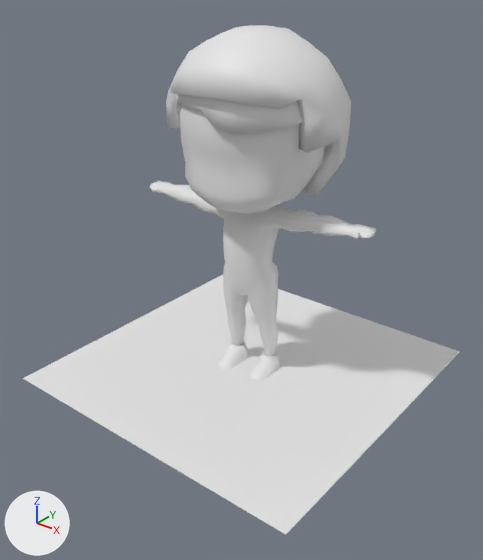
Two versions of the glTF model public/models/Character.glb, one commit apart.
Both versions are drawn from a 50 mm lens placed at (2.24, -2.87, 2.37), pointed at (0.06, -0.14, 0.67). The axes (+X, +Y, +Z) are drawn at lower left. The lights are the same throughout. Materials are left out; every surface is plain grey. Vertices at the same position are counted once.

Objects in the first picture: 'Character', 'Hair 1', 'Hair 2', 'Plane', 'Shoe'.
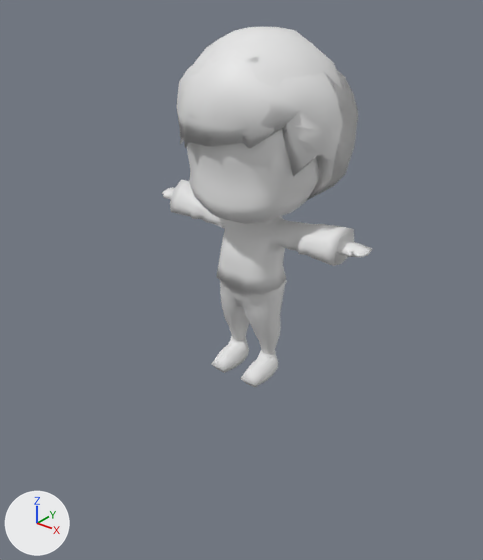
What differs and where, as boxes [x1, y1, x2, y2] in the pictures (483 x 560 px; the box of a moved part takes in the faces that stretch with it):
'Plane', deleted
    before: [23, 275, 460, 535]
'Character', reshaped (8% narrower, 11% shorter)
    before: [149, 104, 377, 356]
    after: [162, 129, 372, 354]
'Hair 1', reshaped
    before: [166, 25, 351, 199]
    after: [177, 49, 343, 179]
'Hair 3', added
    after: [179, 52, 358, 200]
'Shoe', reshaped
    before: [217, 340, 280, 381]
    after: [211, 336, 278, 387]
part 3 of me_cube_008, moved or reshaped
    before: [175, 95, 303, 149]
    after: [188, 27, 343, 89]

The edits, one by one:
me_cube_001 is used by ob_character; location (0.0, 0.0, 0.0).
me_cube_001 had 674 vertices, 1344 faces and spanned x -0.71..0.74, y -0.37..0.42, z -0.04..1.96.
me_cube_001 now has 698 vertices, 1392 faces and spans x -0.7..0.77, y -0.33..0.44, z 0.01..1.89.
me_cube_001 part 1: 673 vertices removed from x -0.71..0.74, y -0.37..0.42, z -0.04..1.96; 697 vertices added at x -0.7..0.77, y -0.33..0.44, z 0.01..1.89.
me_cube_007 is used by ob_hair_1; location (0.0, 0.0, 0.0).
me_cube_007 had 254 vertices, 504 faces and spanned x -0.477..0.528, y -0.407..0.498, z 1.177..2.038.
me_cube_007 now has 254 vertices, 504 faces and spans x -0.451..0.546, y -0.411..0.578, z 1.164..2.011.
me_cube_007 part 2: 254 of 254 vertices moved; they spanned x -0.477..0.528, y -0.407..0.498, z 1.177..2.038 and now span x -0.451..0.546, y -0.411..0.578, z 1.164..2.011; mean shift (0.03, 0.037, -0.075); largest move (-0.105, -0.311, 1.712) -> (-0.238, -0.3, 1.495).
me_cube_008 has 202 vertices, 400 faces and spans x -0.427..0.48, y -0.387..0.448, z 1.499..1.989.
me_cube_008 is used by ob_hair_2; location (0.0, 0.0, 0.0).
me_cube_008 part 3: the whole mesh is multiplied about its middle by the matrix ((0.991, 0.133, 0.006), (-0.133, 0.99, 0.043), (0.0, -0.043, 0.999)), then moved by (0.025, 0.034, 0.044).
me_cube_006 has 168 vertices, 328 faces and spans x -0.204..0.197, y -0.157..0.144, z -0.081..0.098.
me_cube_006 is used by ob_shoe; location (0.0, 0.0, 0.0).
me_cube_006 part 4: the whole mesh is multiplied about its middle by the matrix ((0.991, 0.133, 0.006), (-0.133, 0.99, 0.043), (0.0, -0.043, 0.999)), then moved by (0.01, -0.035, 0.048).
Mesh me_cube_002 is new.
It has 254 vertices, 504 faces and spans x -0.451..0.546, y -0.399..0.578, z 1.164..2.011.
Object 'Plane' (ob_plane) is deleted.
Object 'Hair 3' (ob_hair_3) is new; it shows me_cube_002.
Its location is (0.0, 0.0, 0.0).
